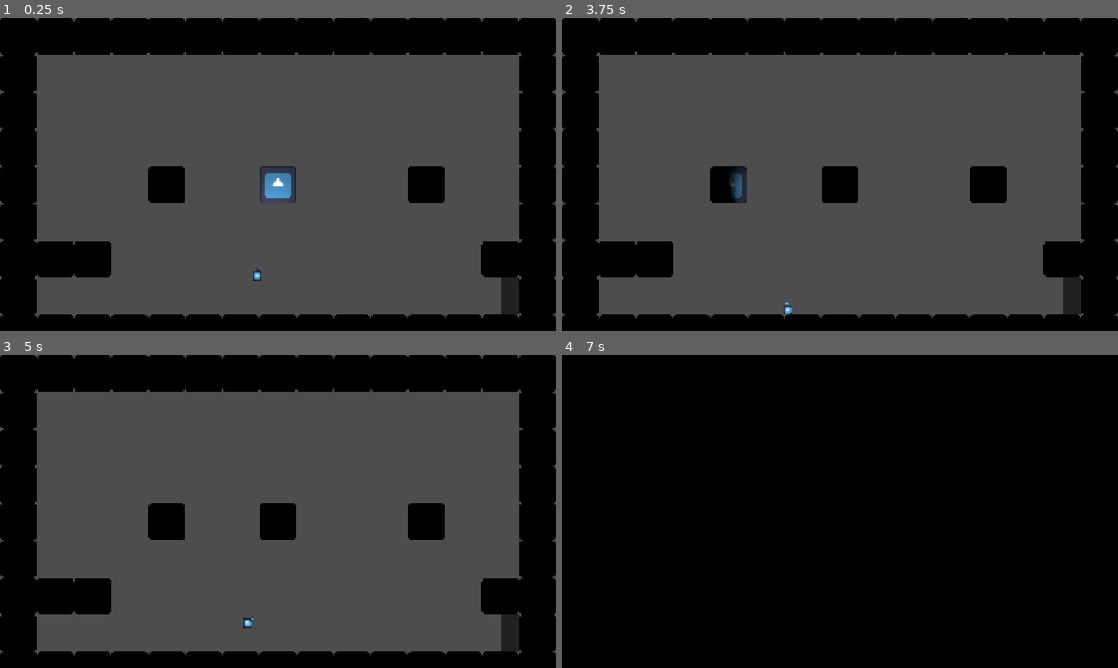
Above: before the commit, frames 1-4 (two rows, left to right).
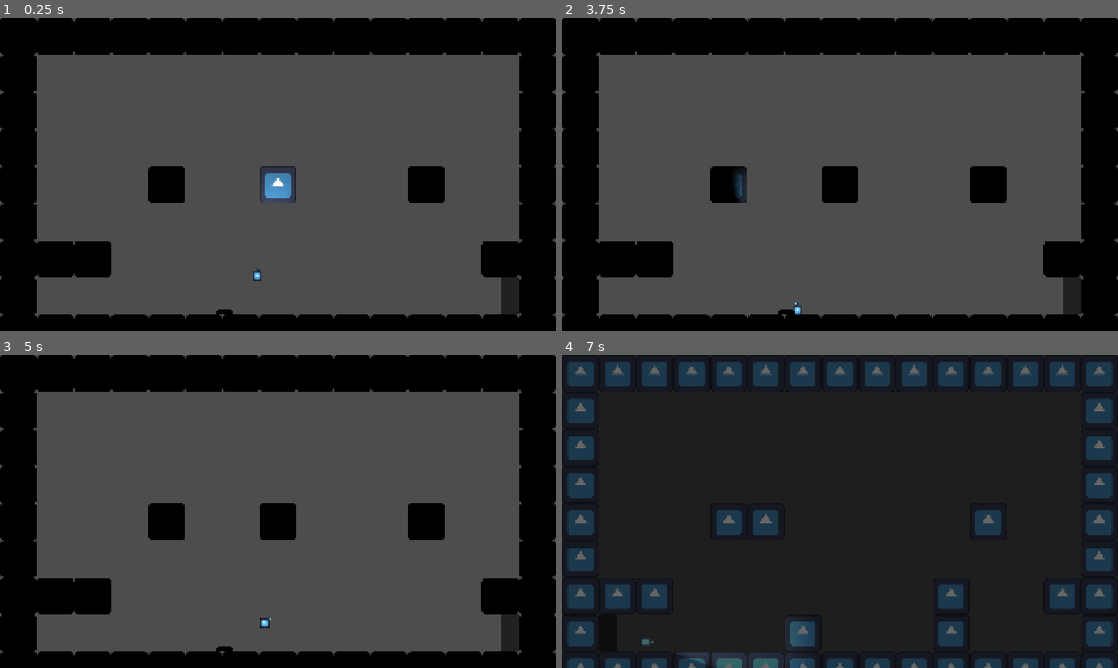
Above: after the commit, the same moments.

Repository: DylanPerry2098/ScreenTear
Game: Godot game, scene res://scenes/levels/test_room.tscn
Same seed, same stepped clock (60 frames per second), same inputs: the game is played once before the commit and once after it. The engine's default icon, where the game draws it, is replaced by a stand-in: a white triangle on a blue panel in a dark square.
Inputs (mouse positions are in pixels of both pictures, inside the frame that each line leads up to):
- Up to frame 1 (0.25 s): no input
- Up to frame 2 (3.75 s): move the mouse to (812, 237) at 0.52 s; hold D (move_right) 0.53-2.03 s; tap E (interact) every 0.75 s from 0.6 to 3.6 s; tap Space (jump) at 0.77, 1.52, 3.02 s; move the mouse to (1006, 221) at 1.27 s; move the mouse to (673, 127) at 2.02 s; hold A (move_left) from 2.03 s (still down); move the mouse to (867, 174) at 2.77 s; move the mouse to (756, 96) at 3.52 s
- Up to frame 3 (5 s): tap Space (jump) at 3.77, 4.52 s; move the mouse to (400, 495) at 4.27 s; release A (move_left) at 4.28 s; hold D (move_right) from 4.28 s (still down); tap E (interact) at 4.35 s
- Up to frame 4 (7 s): keep holding D (move_right); move the mouse to (728, 527) at 5.02 s; tap E (interact) at 5.1, 5.85, 6.6 s; move the mouse to (895, 442) at 5.77 s; tap Space (jump) at 6.02, 6.77 s; move the mouse to (812, 574) at 6.52 s

The runs differ from the first frame. In frame 1, less than 0.1% of the frame differs, in the area x 38-42%, y 93-95%; in frame 2, 0.3%; in frame 3, 0.2%; in frame 4, 96%, in the area x 0-100%, y 0-100%.

Commit message:
Create Pressure Plate Obj & Add Assets

Diff:
--- a/project.godot
+++ b/project.godot
@@ -71,6 +71,8 @@
 
 2d_physics/layer_1="Physical"
 2d_physics/layer_2="Player"
+2d_physics/layer_5="Pressure Plate"
+2d_physics/layer_6="Interactable Objects"
 
 [physics]
 
--- /dev/null
+++ b/scenes/gizmos/pressure_plate.tscn
@@ -0,0 +1,30 @@
+[gd_scene format=3 uid="uid://cjowb85tb4dkv"]
+
+[ext_resource type="Script" uid="uid://d055aiaxjio7l" path="res://scripts/objects/pressure_plate.gd" id="1_jqx86"]
+[ext_resource type="Texture2D" uid="uid://l7r2so1x0s58" path="res://assets/plate_unpressed.png" id="2_qmick"]
+
+[sub_resource type="RectangleShape2D" id="RectangleShape2D_g4v7s"]
+size = Vector2(52, 9.5)
+
+[node name="PressurePlate" type="StaticBody2D" unique_id=18738573]
+script = ExtResource("1_jqx86")
+
+[node name="Sprite2D" type="Sprite2D" parent="." unique_id=1121584185]
+position = Vector2(37, -19)
+scale = Vector2(0.84375, 0.84375)
+texture = ExtResource("2_qmick")
+
+[node name="Area2D" type="Area2D" parent="." unique_id=2003402786]
+collision_layer = 16
+collision_mask = 34
+
+[node name="CollisionShape2D" type="CollisionShape2D" parent="Area2D" unique_id=1480852725]
+position = Vector2(37, -14.25)
+shape = SubResource("RectangleShape2D_g4v7s")
+
+[node name="CollisionShape2D" type="CollisionShape2D" parent="." unique_id=828527853]
+position = Vector2(37, -8.5)
+shape = SubResource("RectangleShape2D_g4v7s")
+
+[connection signal="body_entered" from="Area2D" to="." method="_on_body_entered"]
+[connection signal="body_exited" from="Area2D" to="." method="_on_body_exited"]
--- a/scenes/levels/test_room.tscn
+++ b/scenes/levels/test_room.tscn
@@ -3,6 +3,7 @@
 [ext_resource type="Texture2D" uid="uid://cb781g0q384rp" path="res://assets/icon.svg" id="1_gyqsl"]
 [ext_resource type="PackedScene" uid="uid://bxj6esjtluq2p" path="res://scenes/gizmos/room_transition_area_2d.tscn" id="2_x68ck"]
 [ext_resource type="PackedScene" uid="uid://beyip80fsaqxw" path="res://scenes/characters/player.tscn" id="3_gyqsl"]
+[ext_resource type="PackedScene" uid="uid://cjowb85tb4dkv" path="res://scenes/gizmos/pressure_plate.tscn" id="4_anjkr"]
 
 [sub_resource type="TileSetAtlasSource" id="TileSetAtlasSource_oqbmf"]
 texture = ExtResource("1_gyqsl")
@@ -31,3 +32,6 @@
 
 [node name="CanvasModulate" type="CanvasModulate" parent="." unique_id=676089084]
 color = Color(0, 0, 0, 1)
+
+[node name="PressurePlate" parent="." unique_id=18738573 instance=ExtResource("4_anjkr")]
+position = Vector2(740, 1025)
--- /dev/null
+++ b/scripts/objects/pressure_plate.gd
@@ -0,0 +1,29 @@
+extends StaticBody2D
+
+var plate_pressed := false
+
+@onready var sprite_2d = $Sprite2D
+
+const TEXTURE_UNPRESSED = preload("res://assets/plate_unpressed.png")
+const TEXTURE_PRESSED = preload("res://assets/plate_pressed.png")
+
+# Called when the node enters the scene tree for the first time.
+func _ready() -> void:
+	pass # Replace with function body.
+
+
+# Called every frame. 'delta' is the elapsed time since the previous frame.
+func _process(delta: float) -> void:
+	pass
+
+func _update_pressed(pressed: bool) -> void:
+	plate_pressed = pressed
+	sprite_2d.texture = TEXTURE_PRESSED if plate_pressed else TEXTURE_UNPRESSED
+
+
+func _on_body_entered(body: Node2D) -> void:
+	_update_pressed(true)
+
+
+func _on_body_exited(body: Node2D) -> void:
+	_update_pressed(false)
Binary file added: assets/plate_pressed.png
Not shown, added: assets/plate_pressed.png.import
Binary file added: assets/plate_unpressed.png
Not shown, added: assets/plate_unpressed.png.import
Not shown, added: scripts/objects/pressure_plate.gd.uid
